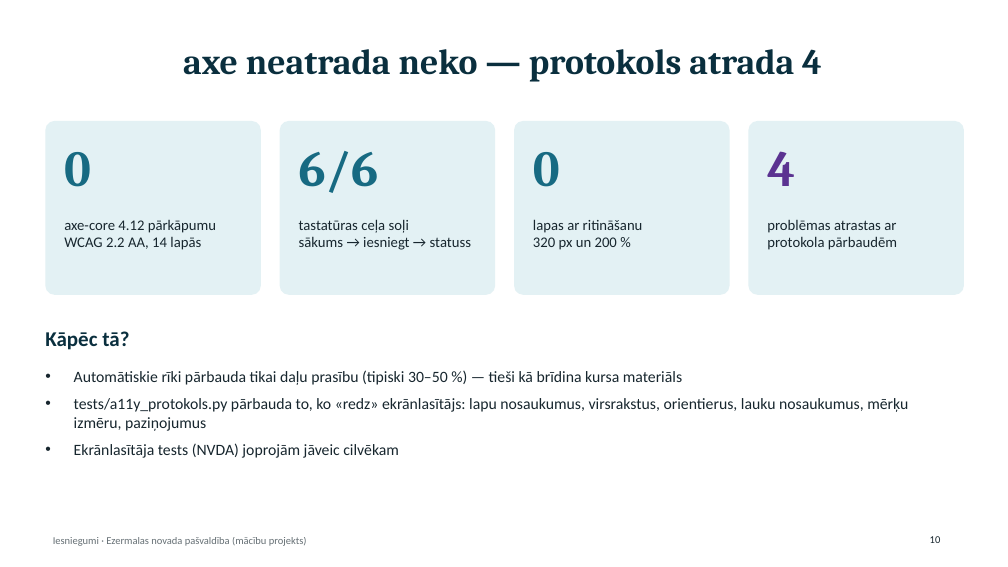
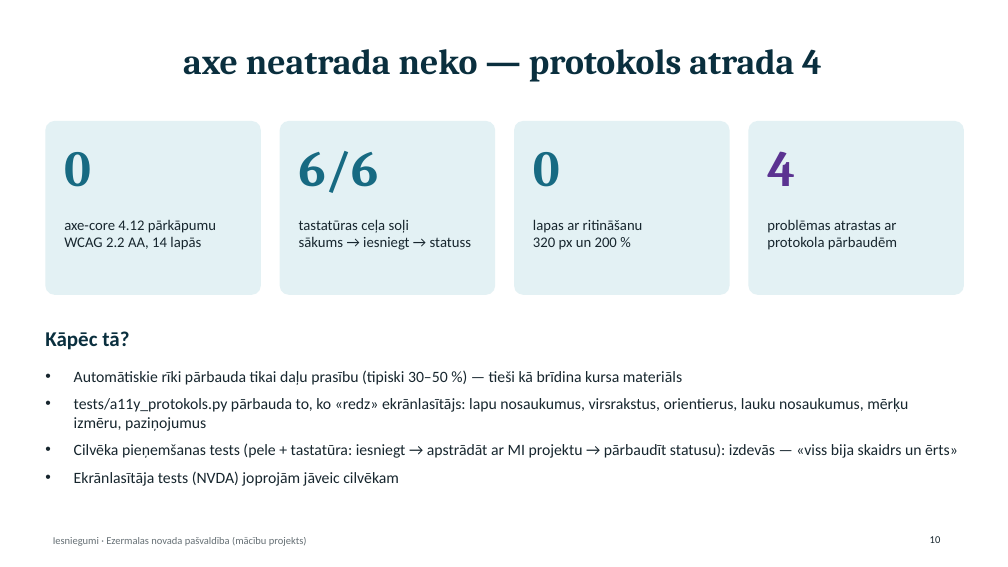
Before and after one commit to macibas3009/pareizais1410, a slide deck: slide 10 of iesniegumi/docs/prezentacija.pptx. Drawn at 1008x567 pixels with LibreOffice and Linux fonts; fonts in the diff are those of the drawing. Boxes give left, top, right and bottom in pixels: in the first picture for what was removed or moved away, otherwise in the second. Text is boxed around its words. In the diff, an @@ line names an element or a change of style, - is before the commit and + after.

```diff
--- a/iesniegumi/docs/prezentacija.pptx
+++ b/iesniegumi/docs/prezentacija.pptx
@@ text at (74, 443, 958, 458): paragraph added @@
+• Cilvēka pieņemšanas tests (pele + tastatūra: iesniegt → apstrādāt ar MI projektu → pārbaudīt statusu): izdevās — «viss bija skaidrs un ērts»
```
Also in this commit, not shown: 1 other slide changed.
